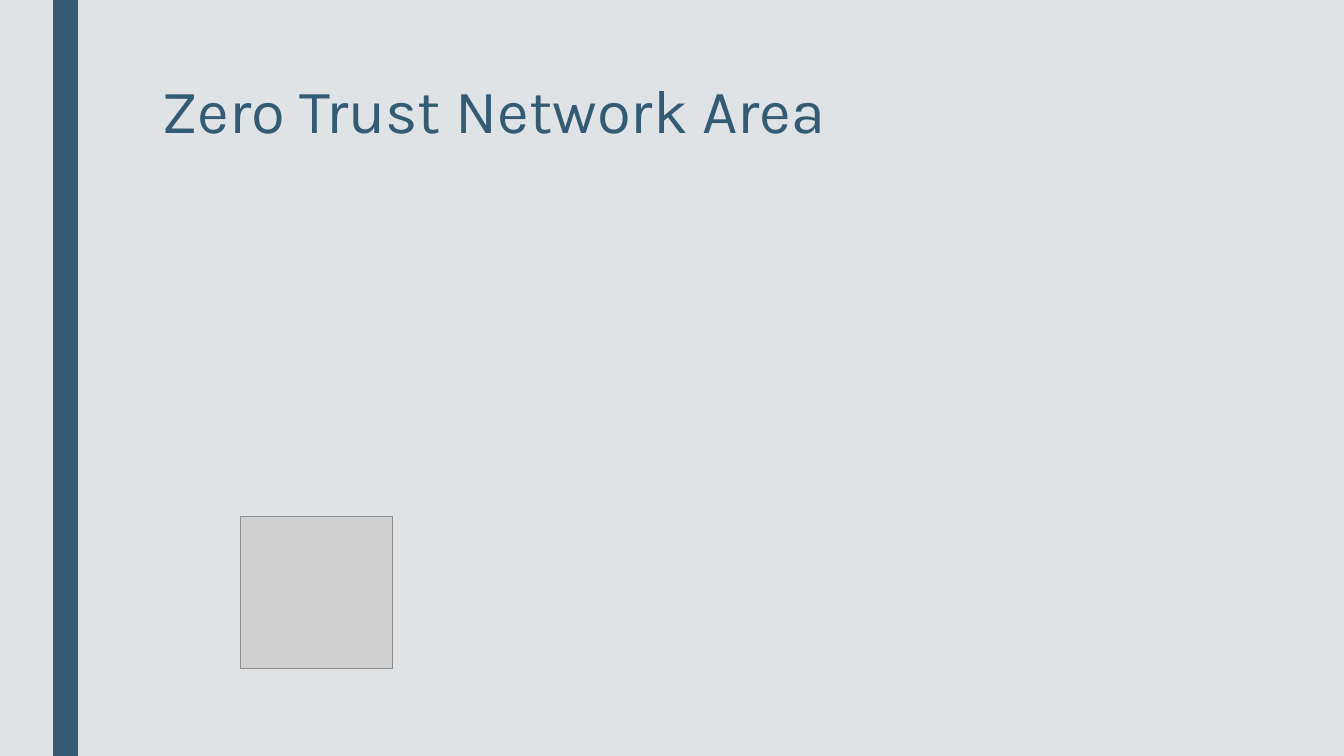
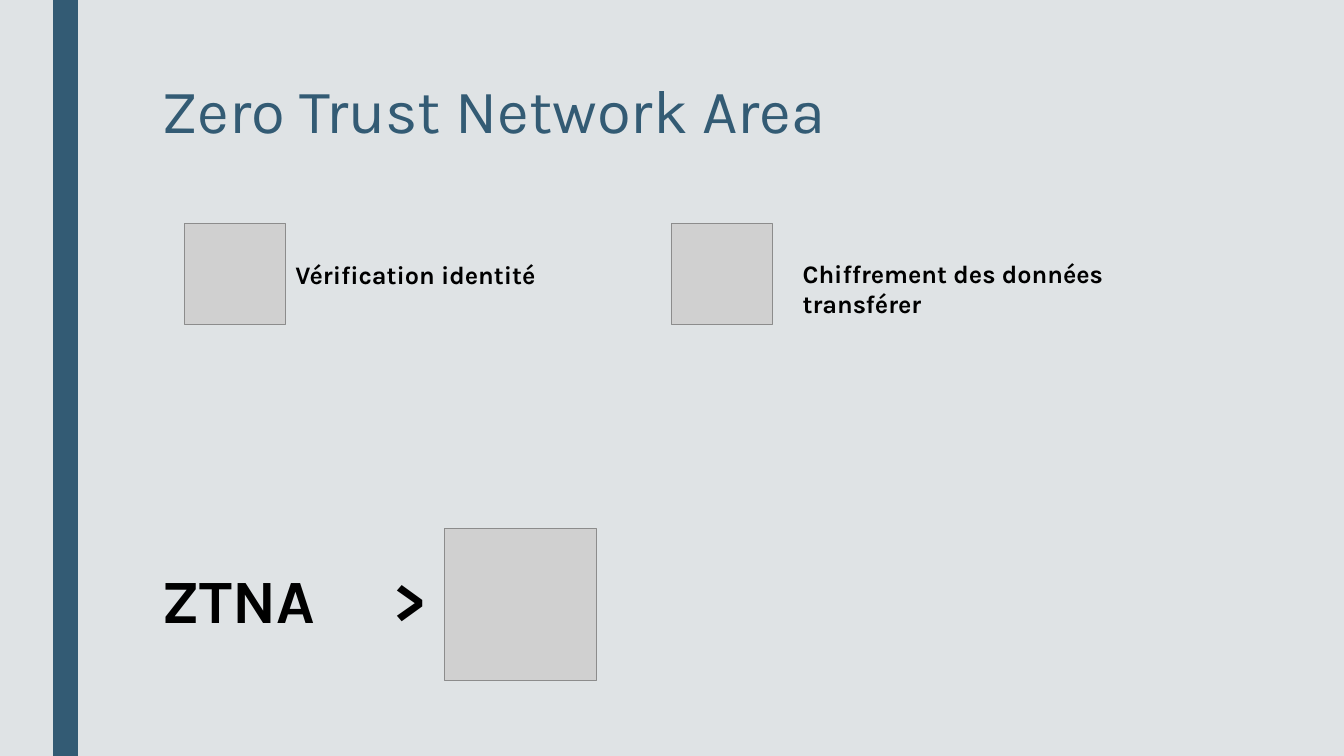
Before and after one commit to MorgianeDUVERNAY/Morgiane-DUVERNAY, a slide deck: slide 2 of Portfolio/Veille technologique DUVERNAY Morgiane.odp. Drawn at 1344x756 pixels with LibreOffice and Linux fonts; fonts in the diff are those of the drawing; grey boxes stand for pictures. Boxes give left, top, right and bottom in pixels: in the first picture for what was removed or moved away, otherwise in the second. Text is boxed around its words. In the diff, an @@ line names an element or a change of style, - is before the commit and + after.

```diff
--- a/Portfolio/Veille technologique DUVERNAY Morgiane.odp
+++ b/Portfolio/Veille technologique DUVERNAY Morgiane.odp
@@ picture added at <box>185,224,285,325</box> @@
@@ picture added at <box>673,224,773,325</box> @@
@@ text added at <box>295,264,535,285</box>, 18 pt, text #000000, bold @@
+Vérification identité
@@ text added at <box>803,263,1103,314</box>, 18 pt, text #000000, bold @@
+Chiffrement des données transférer
@@ picture: place and size @@
-picture at <box>241,516,393,668</box>
+picture at <box>445,528,597,681</box>
@@ text added at <box>161,583,315,623</box>, 44 pt, text #000000, bold @@
+ZTNA >
```
Also in this commit, not shown: 1 other slide changed.
